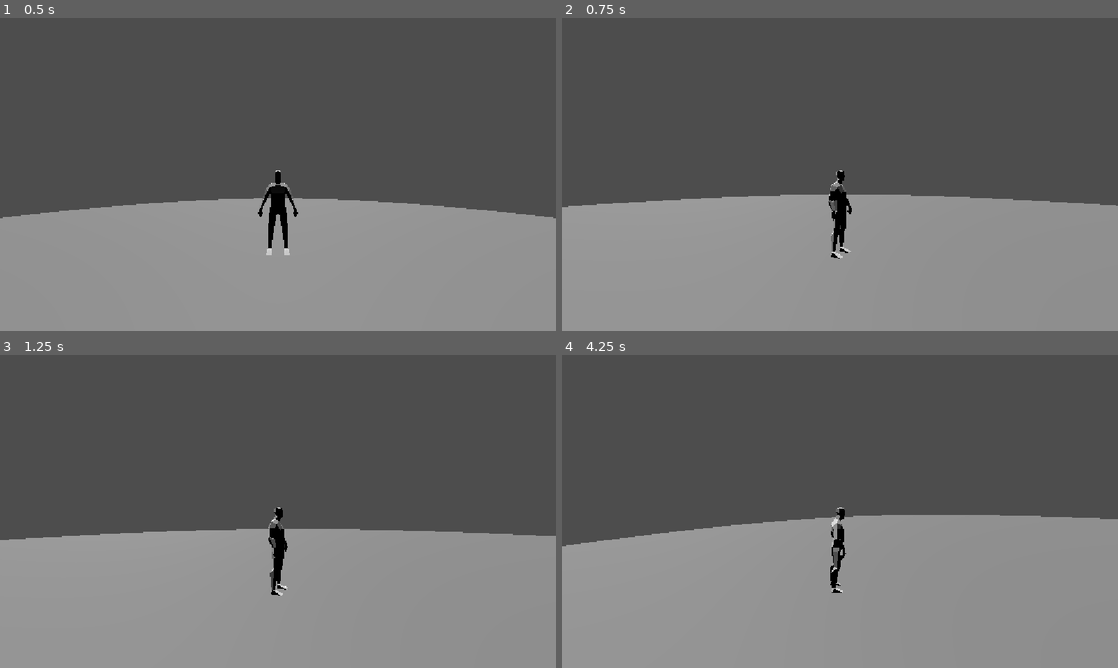
Above: before the commit, frames 1-4 (two rows, left to right).
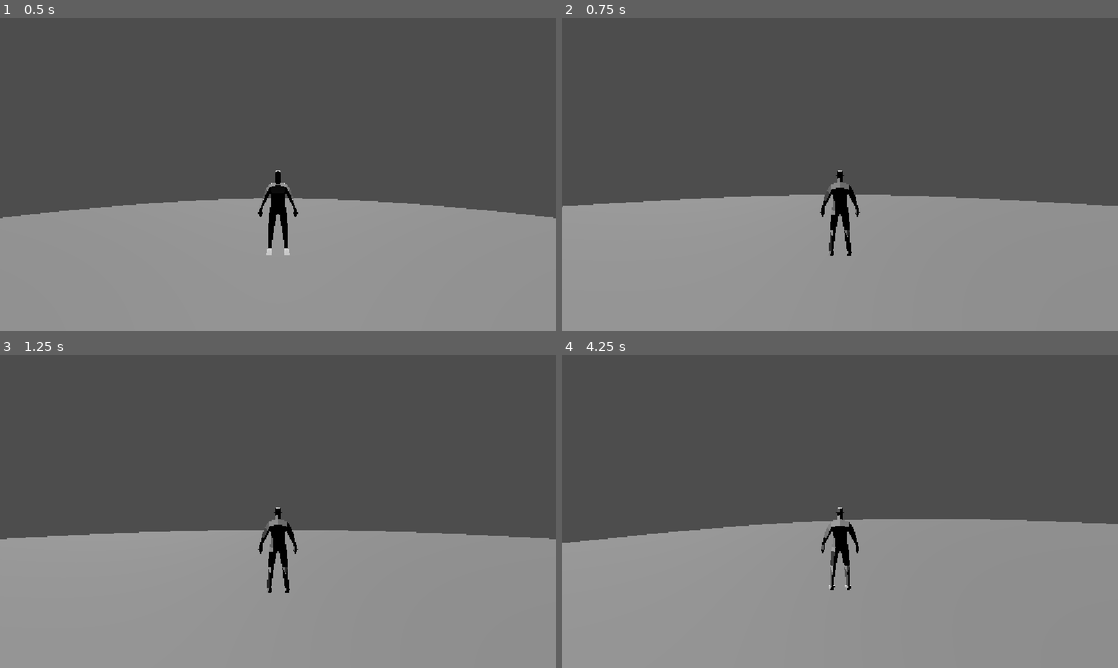
Above: after the commit, the same moments.

Repository: XMNNguyen/Soulslike_Roguelike
Game: Godot game, scene res://Scenes/main.tscn
Two runs of this game, one before a commit and one after it. Both use one fixed random seed, a clock stepped at 60 frames per second and the inputs below.
Inputs (mouse positions are in pixels of both pictures, inside the frame that each line leads up to):
- Up to frame 1 (0.5 s): no input
- Up to frame 2 (0.75 s): move the mouse to (867, 174) at 0.52 s; hold W (forward) from 0.53 s (still down); tap Space (dodge) at 0.6 s
- Up to frame 3 (1.25 s): keep holding W (forward)
- Up to frame 4 (4.25 s): keep holding W (forward); move the mouse to (812, 511) at 1.27 s; tap Space (dodge) every 0.75 s from 1.35 to 3.6 s; move the mouse to (851, 505) at 2.02 s; move the mouse to (834, 517) at 2.77 s; move the mouse to (878, 514) at 3.52 s

Frame 1 is identical in both runs. In frame 2, 0.8% of the frame differs, in the area x 0-100%, y 48-77%; in frame 3, 1.0%; in frame 4, 1.5%, in the area x 0-100%, y 48-76%.

Commit message:
fixed player orientation while moving

Diff:
--- a/soulslike-roguelike/Scripts/Entities/Nodes/ControllerNodes/manual_movement_controller.gd
+++ b/soulslike-roguelike/Scripts/Entities/Nodes/ControllerNodes/manual_movement_controller.gd
@@ -2,7 +2,7 @@
 class_name InputMovementController
 
 @export var SPEED : float = 4.5
-@export var TURN_WEIGHT : float = 0.1
+@export var TURN_WEIGHT : float = 0.5
 @export var target : CharacterBody3D = null
 
 
@@ -12,26 +12,34 @@
 		return
 
 	var input_dir := Input.get_vector("left", "right", "forward", "backward")
+	var direction := Vector3(input_dir.x, 0.0, input_dir.y)
 
 	# make sure to rotate the basis in the correct direction if there is a camera
-	var camera : Camera3D = get_viewport().get_camera_3d()
-	var direction : Vector3 = Vector3.ZERO
+	var camera := get_viewport().get_camera_3d()
+
 	if camera:
-		var move_basis : Basis = camera.global_transform.basis
+		var forward := -camera.global_transform.basis.z # we use negative to have character facing away from camera
+		var right := camera.global_transform.basis.x
 
-		move_basis.z.y = 0
-		move_basis.x.y = 0
+		# Ignore camera pitch
+		forward.y = 0.0
+		right.y = 0.0
 
-		direction =  Vector3(input_dir.x, 0.0, input_dir.y) * move_basis.orthonormalized()
+		forward = forward.normalized()
+		right = right.normalized()
+
+		direction = right * input_dir.x + forward * -input_dir.y
 	else:
-		direction = (target.transform.basis * Vector3(input_dir.x, 0, input_dir.y)).normalized()
+		direction = Vector3(input_dir.x, 0.0, input_dir.y)
 
-	# handle moving the player
 	if direction:
+		direction = direction.normalized()
+
 		target.velocity.x = direction.x * SPEED
 		target.velocity.z = direction.z * SPEED
-		var target_basis = Basis.looking_at(direction.normalized(), Vector3.UP)
-		target.basis = target.basis.slerp(target_basis, TURN_WEIGHT).orthonormalized()
+
+		var target_basis := Basis.looking_at(-direction, Vector3.UP)
+		target.basis = target.basis.slerp(target_basis, TURN_WEIGHT)
 	else:
-		target.velocity.x = move_toward(target.velocity.x, 0, SPEED)
-		target.velocity.z = move_toward(target.velocity.z, 0, SPEED)
+		target.velocity.x = move_toward(target.velocity.x, 0.0, SPEED)
+		target.velocity.z = move_toward(target.velocity.z, 0.0, SPEED)
